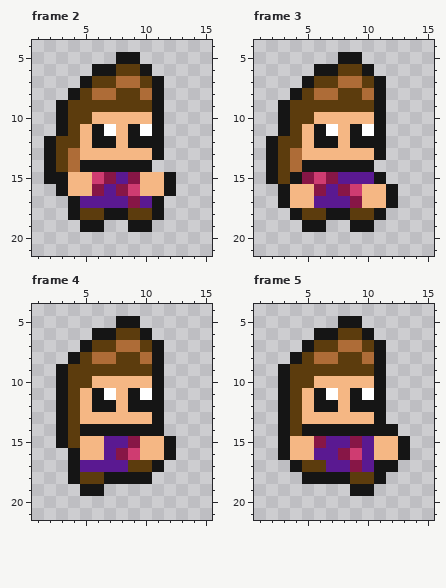
File history of a pixel-art file, assets/images/spritesheets/mom.aseprite. Above, as it was before the edit.
16x24 pixels, 5 frames. Shown: frame 2: x 1..15, y 4..21; frame 3: x 1..15, y 4..21; frame 4: x 1..15, y 4..21; frame 5: x 1..15, y 4..21.
Now the later version:
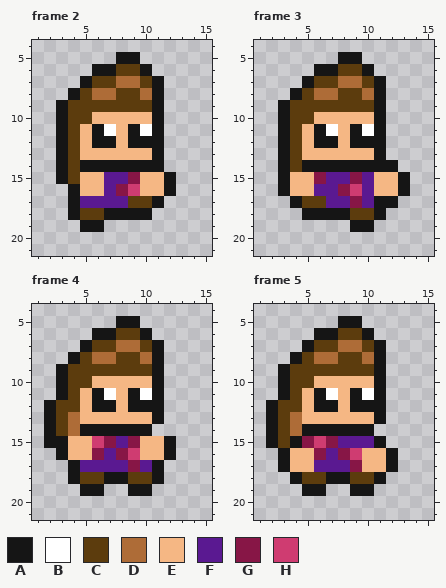
Palette (. is transparent): A #151515  B #ffffff  C #5c3c0d  D #ae6c37  E #f5b784  F #5a1991  G #871646  H #cf3c71
Changes in this commit:
--- frame 2
@@ x 1..15 @@
 11 ..ACEABEABA....
-12 .ACCEAAEAAA....
-13 .ACDEEEEEEA....
-14 .ACDAAAAAA.....
-15 .AAEEHGFGEEA...
-16 ..AEEGFGHEEA...
-17 ...AFFFFGFA....
-18 ...ACCAACCA....
-19 ....AA..AA.....
+12 ..ACEAAEAAA....
+13 ..ACEEEEEEA....
+14 ..ACAAAAAAA....
+15 ..ACEEFFGEEA...
+16 ...AEEFGHEEA...
+17 ...AFFFFCCA....
+18 ...ACCAAAA.....
+19 ....AA.........
 20 ...............
--- frame 3
@@ x 1..15 @@
 11 ..ACEABEABA....
-12 .ACCEAAEAAA....
-13 .ACDEEEEEEA....
-14 .ACDAAAAAA.....
-15 .ACAGHGFFFA....
-16 ..AEEGFGHEEA...
-17 ..AEEFFFGEEA...
-18 ...ACCAACCA....
-19 ....AA..AA.....
+12 ..ACEAAEAAA....
+13 ..ACEEEEEEA....
+14 ..ACAAAAAAAA...
+15 ..AEEGFFGFEEA..
+16 ..AEEFFGHFEEA..
+17 ...ACCFFGFAA...
+18 ....AAAACCA....
+19 ........AA.....
 20 ...............
--- frame 4
@@ x 1..15 @@
 11 ..ACEABEABA....
-12 ..ACEAAEAAA....
-13 ..ACEEEEEEA....
-14 ..ACAAAAAAA....
-15 ..ACEEFFGEEA...
-16 ...AEEFGHEEA...
-17 ...AFFFFCCA....
-18 ...ACCAAAA.....
-19 ....AA.........
+12 .ACCEAAEAAA....
+13 .ACDEEEEEEA....
+14 .ACDAAAAAA.....
+15 .AAEEHGFGEEA...
+16 ..AEEGFGHEEA...
+17 ...AFFFFGFA....
+18 ...ACCAACCA....
+19 ....AA..AA.....
 20 ...............
--- frame 5
@@ x 1..15 @@
 11 ..ACEABEABA....
-12 ..ACEAAEAAA....
-13 ..ACEEEEEEA....
-14 ..ACAAAAAAAA...
-15 ..AEEGFFGFEEA..
-16 ..AEEFFGHFEEA..
-17 ...ACCFFGFAA...
-18 ....AAAACCA....
-19 ........AA.....
+12 .ACCEAAEAAA....
+13 .ACDEEEEEEA....
+14 .ACDAAAAAA.....
+15 .ACAGHGFFFA....
+16 ..AEEGFGHEEA...
+17 ..AEEFFFGEEA...
+18 ...ACCAACCA....
+19 ....AA..AA.....
 20 ...............
